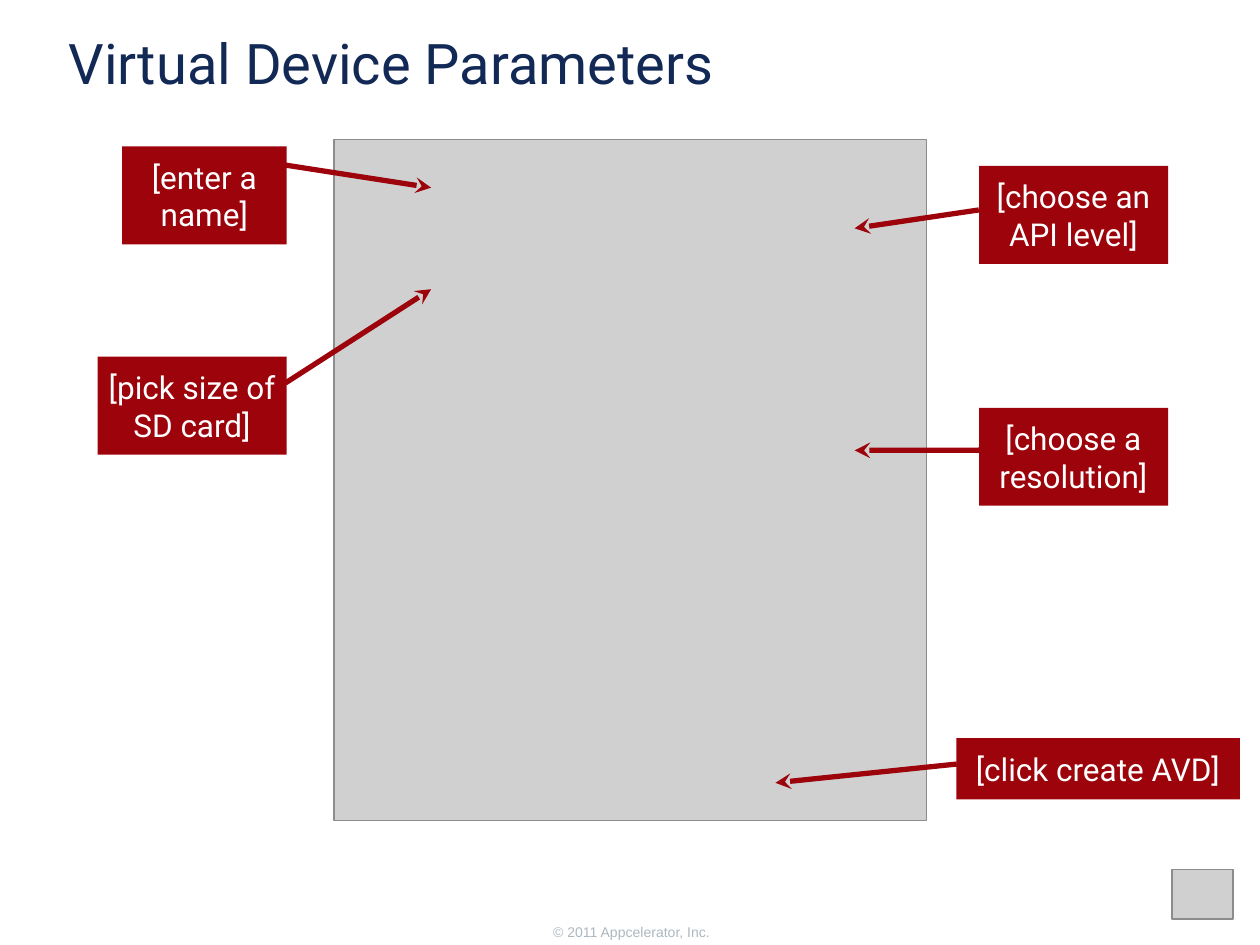
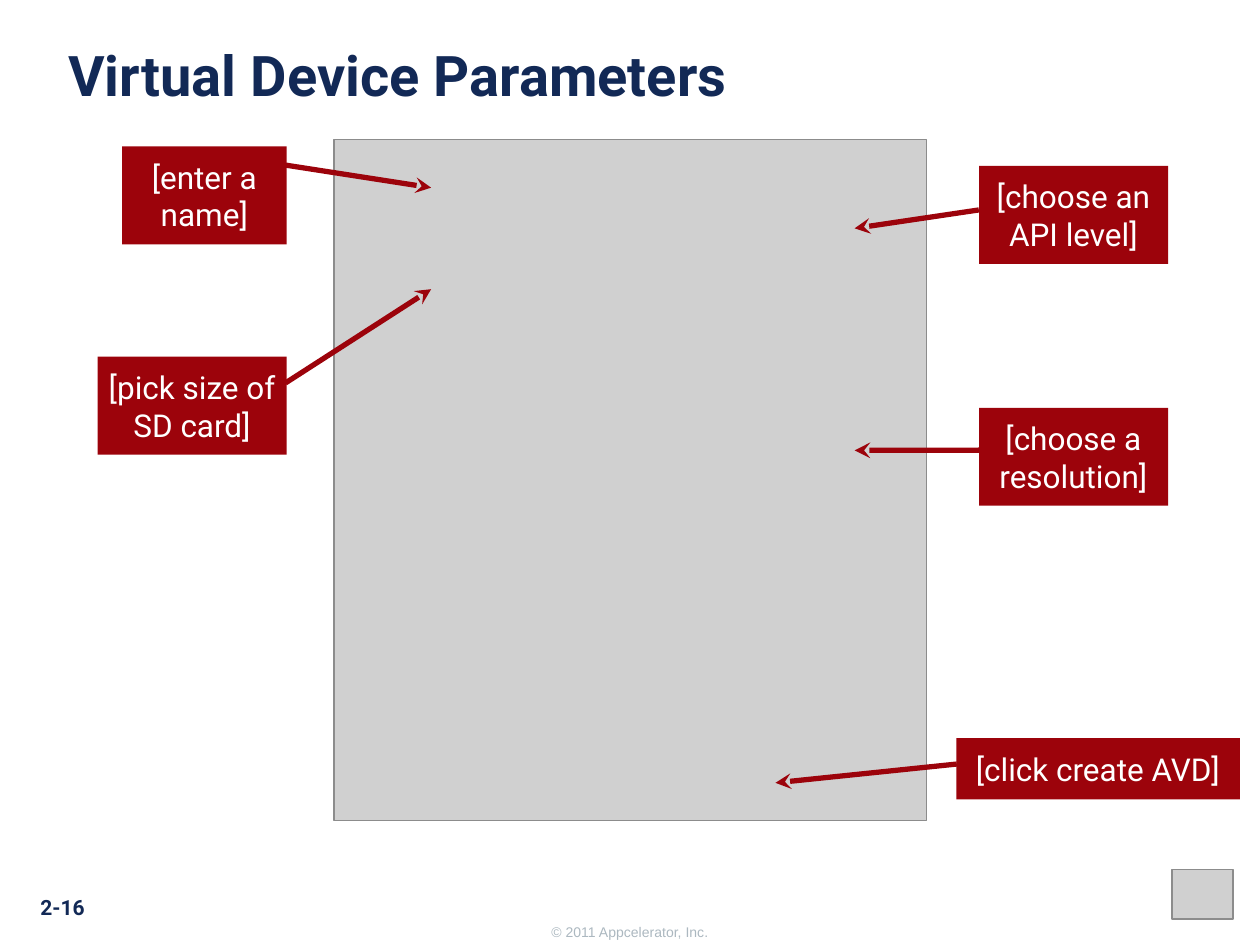
Before and after one commit to appcelerator-training-archive/tcad_certification, a slide deck: slide 16 of 210/210.ppt. Drawn at 1260x945 pixels with LibreOffice and Linux fonts; fonts in the diff are those of the drawing; grey boxes stand for pictures; background and template pictures are left out. Boxes give left, top, right and bottom in pixels: in the first picture for what was removed or moved away, otherwise in the second. Text is boxed around its words. In the diff, an @@ line names an element or a change of style, - is before the commit and + after.

```diff
--- a/210/210.ppt
+++ b/210/210.ppt
@@ text "Virtual Device Parameters": place and size @@
-text "Virtual Device Parameters" at [68, 42, 714, 85]
+text "Virtual Device Parameters" at [68, 54, 727, 97]
@@ text "Virtual Device Parameters" at [68, 54, 727, 97]: bold on @@
@@ page number added at [40, 900, 84, 916], 12 pt, text #122956, bold @@
+2-16
@@ text added at [566, 927, 709, 940], 8 pt, text #ACB8C0 @@
+© 2011 Appcelerator, Inc.
@@ text removed at [567, 927, 710, 940] @@
-© 2011 Appcelerator, Inc.
```
Also in this commit, not shown: 27 other slides changed, 1 slide added, 5 slides removed, 54 other files.
